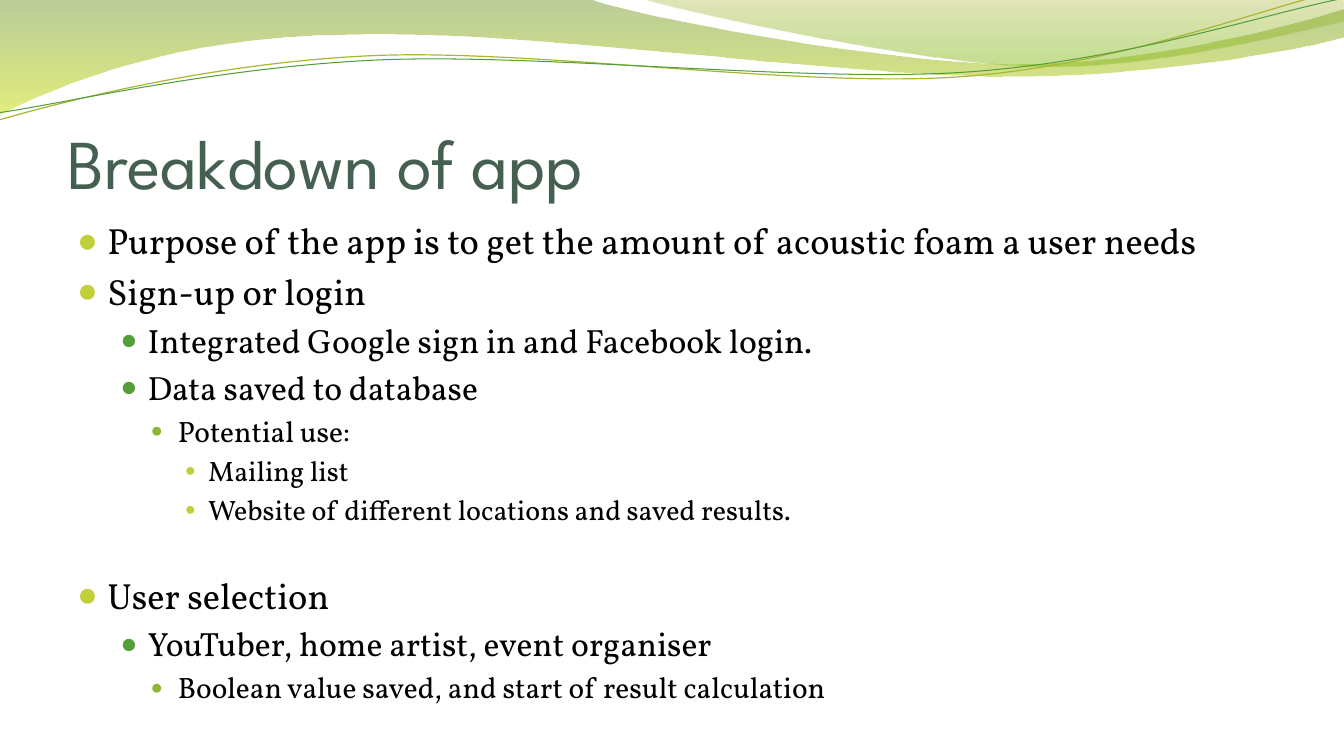
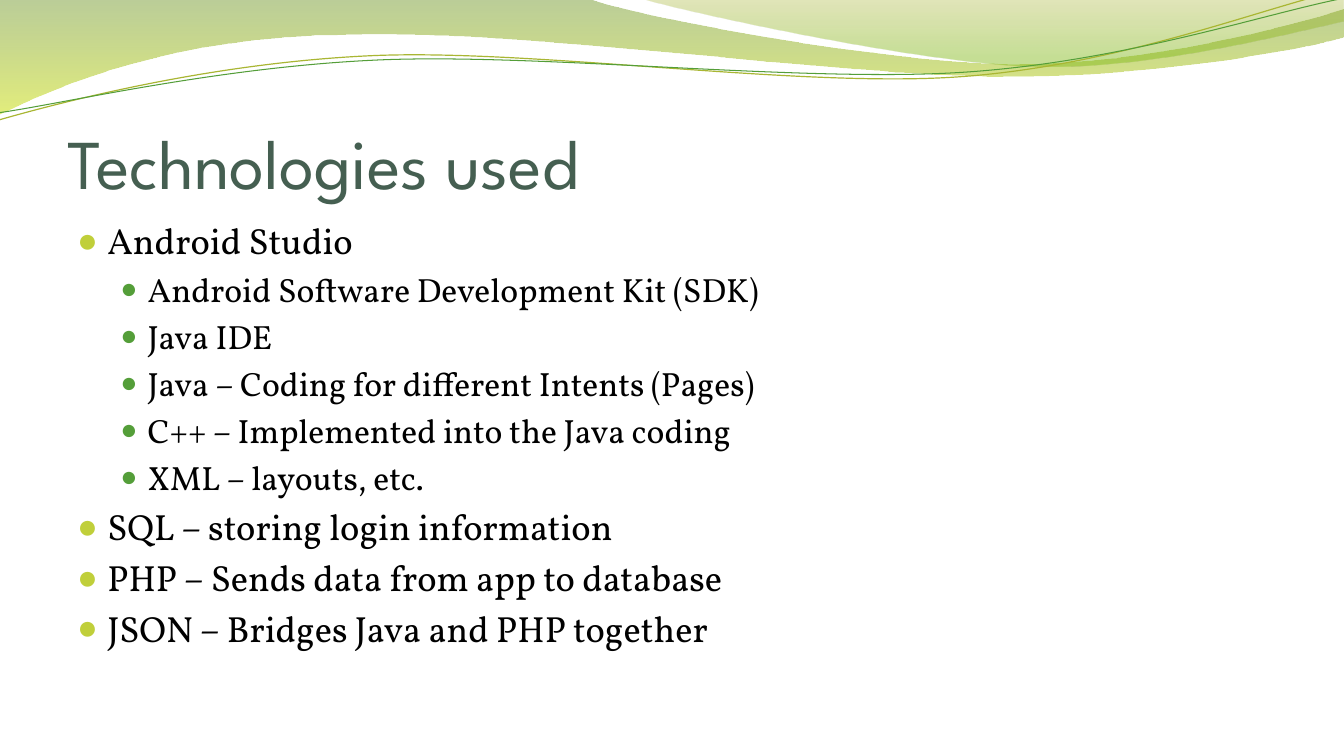
Before and after one commit to CedricVz/AAA, a slide deck: slide 3 of Final presentation.pptx. Drawn at 1344x756 pixels with LibreOffice and Linux fonts; fonts in the diff are those of the drawing; background and template pictures are left out. Boxes give left, top, right and bottom in pixels: in the first picture for what was removed or moved away, otherwise in the second. Text is boxed around its words. In the diff, an @@ line names an element or a change of style, - is before the commit and + after.

```diff
--- a/Final presentation.pptx
+++ b/Final presentation.pptx
@@ title at (x1=67, y1=141, x2=579, y2=205): text changed @@
-Breakdown of app
+Technologies used
@@ text at (x1=107, y1=228, x2=758, y2=651): text changed @@
-● Purpose of the app is to get the amount of acoustic foam a user needs
-● Sign-up or login
-  ● Integrated Google sign in and Facebook login.
-  ● Data saved to database
-    ● Potential use:
-      ● Mailing list
-      ● Website of different locations and saved results.
-● User selection
-  ● YouTuber, home artist, event organiser
-    ● Boolean value saved, and start of result calculation
+● Android Studio
+  ● Android Software Development Kit (SDK)
+  ● Java IDE
+  ● Java – Coding for different Intents (Pages)
+  ● C++ – Implemented into the Java coding
+  ● XML – layouts, etc.
+● SQL – storing login information
+● PHP – Sends data from app to database
+● JSON – Bridges Java and PHP together
```
Also in this commit, not shown: 3 other slides changed, 2 slides added, 4 slides removed, 2 other files.
